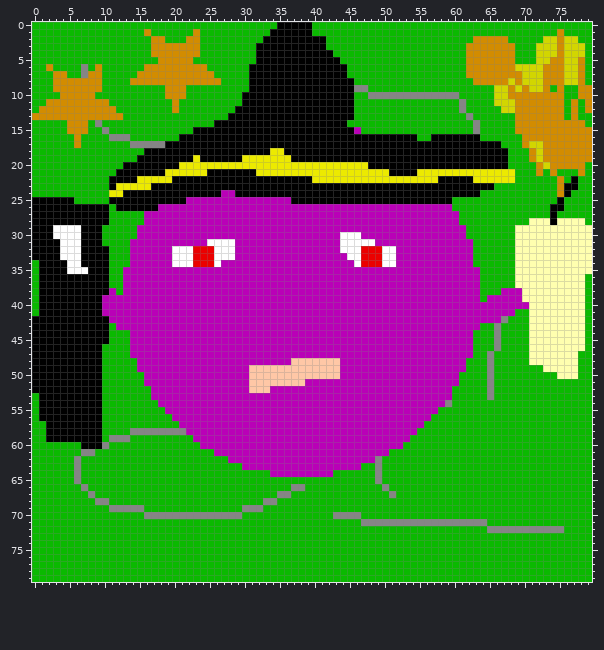
Two states of a sprite sheet, textures/mage_texture.png. Above, as it was before the edit.
The file is 80x80 pixels.
After the commit:
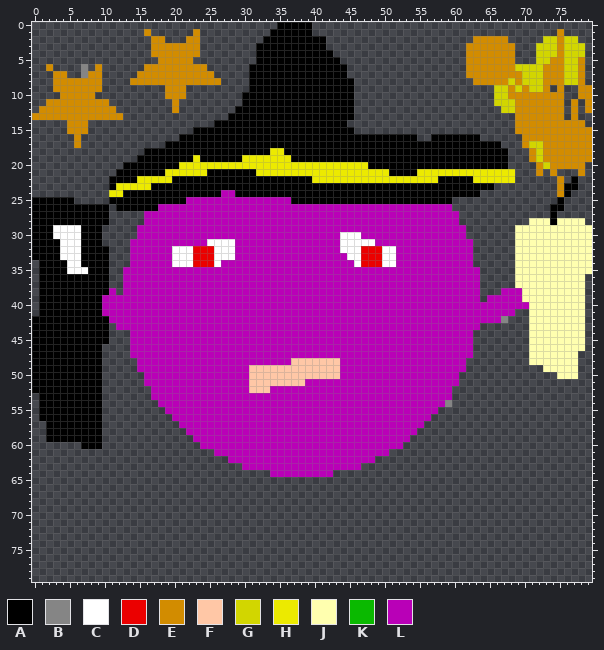
Palette (. is transparent): A #000000  B #858585  C #ffffff  D #eb0000  E #d28c00  F #ffc7a6  G #d2d600  H #ecea00  J #ffffaf  K #0ab900  L #b900b7
Change:
Changed rows in their new state; - is an unchanged pixel.
first column x 0:
 0 ...................................-----........................................
 1 ................-......-..........------...................................-....
 2 .................--...--.........---------.....................-----.....-----..
 3 .................-------........----------....................-------...-------.
 4 .................-------........-----------...................-------...-------.
 5 ..................-----.........------------..................-------...-------.
 6 ..-....-.-......---------......--------------.................-----------------.
 7 ...--..---.....-----------.....--------------.................-----------------.
 8 ...-------....-------------....---------------.................----------------.
 9 ...-------.........---.........---------------....................--------.-..--
10 ....-----..........---........----------------....................----------..--
11 ..---------.........-.........----------------....................----------.-.-
12 .-----------........-........-----------------.....................---------.-.-
13 -------------...............------------------.......................-------.-..
14 .....---..................-------------------........................----------.
15 .....---...............-----------------------.......................-----------
16 ......-..............----------------------------------..-------......----------
17 ......-............------------------------------------------------...----------
18 ................----------------------------------------------------...---------
19 ...............-----------------------------------------------------...---------
20 .............-------------------------------------------------------....-------.
21 ............---------------------------------------------------------...-.-...-.
22 ...........----------------------------------------------------------......-.-..
23 ...........-------------------------------------------------------.........---..
24 ...........-----------------------------------------------------...........--...
25 ------.....-------------------------------------------------...............-....
26 -----------.------------------------------------------------..............--....
27 -----------.....---------------------------------------------.............-.....
28 -----------.....---------------------------------------------..........--------.
29 ----------.....-----------------------------------------------.......-----------
30 ----------.....-----------------------------------------------.......-----------
31 ----------....-------------------------------------------------......-----------
32 -----------...-------------------------------------------------......-----------
33 -----------...-------------------------------------------------......-----------
34 .----------...-------------------------------------------------......-----------
35 .----------..---------------------------------------------------.....-----------
36 .----------..---------------------------------------------------.....----------.
37 .----------..---------------------------------------------------.....----------.
38 .-----------.---------------------------------------------------...------------.
39 .---------------------------------------------------------------.--------------.
40 .------------------------------------------------------------------------------.
41 .--------------------------------------------------------------------..--------.
42 --------------------------------------------------------------------...--------.
43 -----------.----------------------------------------------------.......--------.
44 -----------...-------------------------------------------------........--------.
45 -----------...-------------------------------------------------........--------.
46 ----------....-------------------------------------------------........--------.
47 ----------....-------------------------------------------------........-------..
48 ----------.....-----------------------------------------------.........-------..
49 ----------.....-----------------------------------------------...........-----..
50 ----------......---------------------------------------------..............---..
51 ----------......---------------------------------------------...................
52 ----------.......-------------------------------------------....................
53 .---------.......-------------------------------------------....................
54 .---------........------------------------------------------....................
55 .---------.........---------------------------------------......................
56 .---------..........-------------------------------------.......................
57 ..--------...........-----------------------------------........................
58 ..--------............---------------------------------.........................
59 ..--------.............-------------------------------..........................
60 .......---..............-----------------------------...........................
61 ..........................-------------------------.............................
62 ............................---------------------...............................
63 ..............................-----------------.................................
64 ..................................---------.....................................
65 ................................................................................
66 ................................................................................
67 ................................................................................
68 ................................................................................
69 ................................................................................
70 ................................................................................
71 ................................................................................
72 ................................................................................
73 ................................................................................
74 ................................................................................
75 ................................................................................
76 ................................................................................
77 ................................................................................
78 ................................................................................
79 ................................................................................
Pixel boxes of the changes (left, top, right, bottom) in both pictures:
erased: (32, 22, 592, 582)
